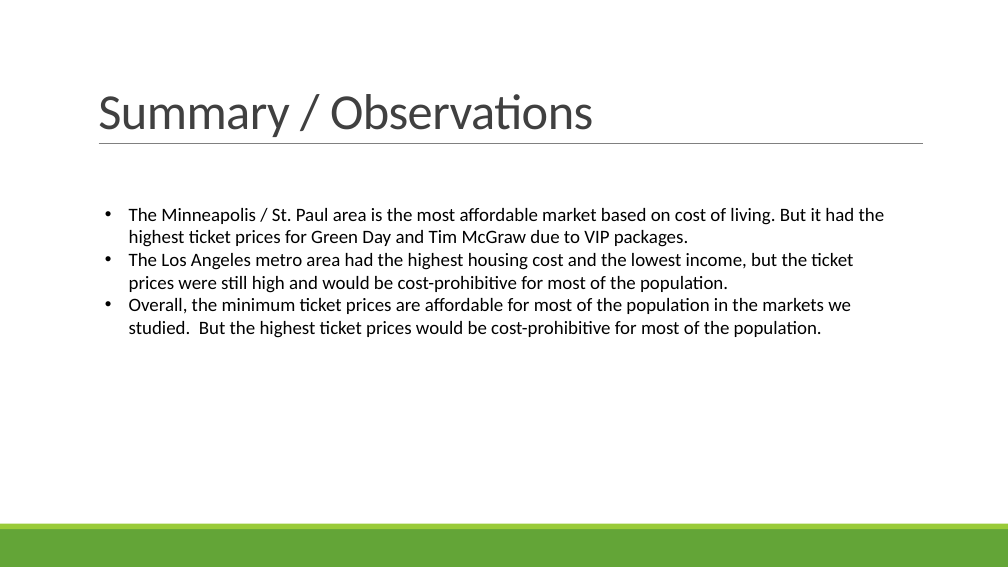
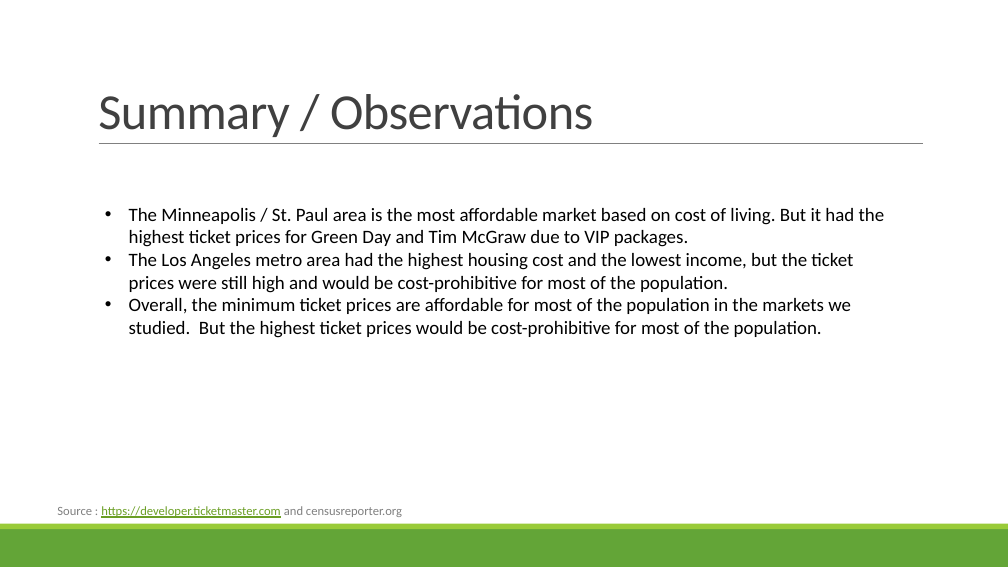
Before and after one commit to jodylarson310/module7-project, a slide deck: slide 20 of Support_Live_Music_Project1_Group4.pptx. Drawn at 1008x567 pixels with LibreOffice and Linux fonts; fonts in the diff are those of the drawing. Boxes give left, top, right and bottom in pixels: in the first picture for what was removed or moved away, otherwise in the second. Text is boxed around its words. In the diff, an @@ line names an element or a change of style, - is before the commit and + after.

Commit message:
Updated Presentation

```diff
--- a/Support_Live_Music_Project1_Group4.pptx
+++ b/Support_Live_Music_Project1_Group4.pptx
@@ text added at [57, 506, 402, 518], 12 pt, text #6B9F25, underline @@
+Source : https://developer.ticketmaster.com and censusreporter.org
```
Also in this commit, not shown: 1 other slide changed.
